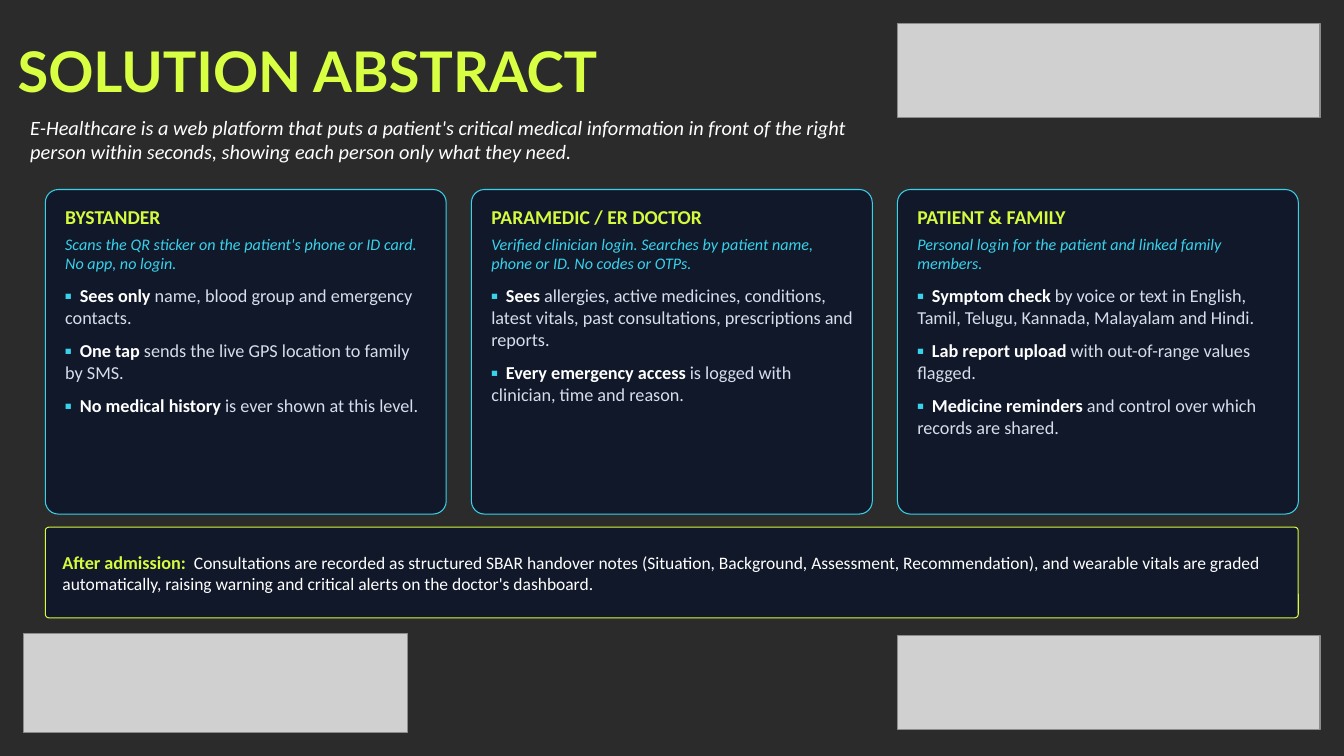
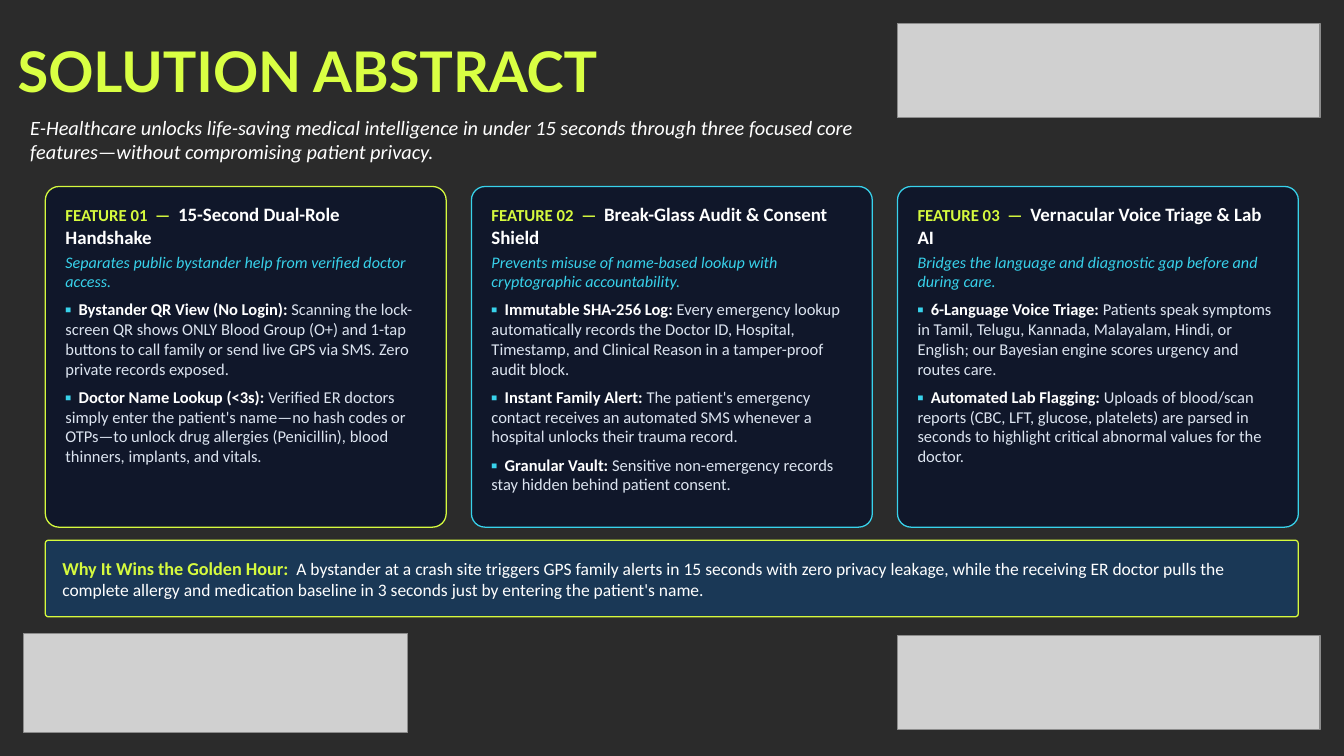
Before and after one commit to yogeshwaran2344/e-healthcare, a slide deck: slide 3 of Khacks_4.0_Proxy_Submission.pptx. Drawn at 1344x756 pixels with LibreOffice and Linux fonts; fonts in the diff are those of the drawing; grey boxes stand for pictures; background and template pictures are left out; a plain dark background stands for a picture behind light text. Boxes give left, top, right and bottom in pixels: in the first picture for what was removed or moved away, otherwise in the second. Text is boxed around its words. In the diff, an @@ line names an element or a change of style, - is before the commit and + after.

Commit message:
feat(hackathon): focus slides 3-7 on the 3 flagship features for K! Hacks 4.0

```diff
--- a/Khacks_4.0_Proxy_Submission.pptx
+++ b/Khacks_4.0_Proxy_Submission.pptx
@@ text at (30, 121, 852, 163): text changed @@
-E-Healthcare is a web platform that puts a patient's critical medical information in front of the right person within seconds, showing each person only what they need.
+E-Healthcare unlocks life-saving medical intelligence in under 15 seconds through three focused core features—without compromising patient privacy.
@@ rounded rectangle "FEATURE 01 — 15-Second Dual-Role ...": place and size @@
-rounded rectangle "FEATURE 01 — 15-Second Dual-Role ..." at (45, 190, 447, 514)
+rounded rectangle "FEATURE 01 — 15-Second Dual-Role ..." at (45, 187, 447, 527)
@@ rounded rectangle "FEATURE 01 — 15-Second Dual-Role ..." at (45, 187, 447, 527): fill #0C142A at 82% opacity to #0C142A at 84% opacity; outline #38D2EB 0.75 pt to #D6FA3E 0.9 pt @@
@@ text in rounded rectangle at (65, 207, 412, 465): text changed; size 13 to 11.8 pt; text colour #D6DEEB to #DCE4F0 @@
-BYSTANDER
-Scans the QR sticker on the patient's phone or ID card. No app, no login.
-▪ Sees only name, blood group and emergency contacts.
-▪ One tap sends the live GPS location to family by SMS.
-▪ No medical history is ever shown at this level.
+FEATURE 01 — 15-Second Dual-Role Handshake
+Separates public bystander help from verified doctor access.
+▪ Bystander QR View (No Login): Scanning the lock-screen QR shows ONLY Blood Group (O+) and 1-tap buttons to call family or send live GPS via SMS. Zero private records exposed.
+▪ Doctor Name Lookup (<3s): Verified ER doctors simply enter the patient's name—no hash codes or OTPs—to unlock drug allergies (Penicillin), blood thinners, implants, and vitals.
@@ rounded rectangle "FEATURE 02 — Break-Glass Audit ...": place and size @@
-rounded rectangle "FEATURE 02 — Break-Glass Audit ..." at (472, 190, 873, 514)
+rounded rectangle "FEATURE 02 — Break-Glass Audit ..." at (472, 187, 873, 527)
@@ rounded rectangle "FEATURE 02 — Break-Glass Audit ..." at (472, 187, 873, 527): fill #0C142A at 82% opacity to #0C142A at 84% opacity; outline #38D2EB 0.75 pt to #38D2EB 0.9 pt @@
@@ text in rounded rectangle at (491, 207, 840, 493): text changed; size 13 to 11.8 pt; text colour #D6DEEB to #DCE4F0 @@
-PARAMEDIC / ER DOCTOR
-Verified clinician login. Searches by patient name, phone or ID. No codes or OTPs.
-▪ Sees allergies, active medicines, conditions, latest vitals, past consultations, prescriptions and reports.
-▪ Every emergency access is logged with clinician, time and reason.
+FEATURE 02 — Break-Glass Audit & Consent Shield
+Prevents misuse of name-based lookup with cryptographic accountability.
+▪ Immutable SHA-256 Log: Every emergency lookup automatically records the Doctor ID, Hospital, Timestamp, and Clinical Reason in a tamper-proof audit block.
+▪ Instant Family Alert: The patient's emergency contact receives an automated SMS whenever a hospital unlocks their trauma record.
+▪ Granular Vault: Sensitive non-emergency records stay hidden behind patient consent.
@@ rounded rectangle "FEATURE 03 — Vernacular Voice ..." at (897, 187, 1299, 527): fill #0C142A at 82% opacity to #0C142A at 84% opacity; outline #38D2EB 0.75 pt to #38D2EB 0.9 pt @@
@@ rounded rectangle "FEATURE 03 — Vernacular Voice ...": place and size @@
-rounded rectangle "FEATURE 03 — Vernacular Voice ..." at (897, 190, 1299, 514)
+rounded rectangle "FEATURE 03 — Vernacular Voice ..." at (897, 187, 1299, 527)
@@ text in rounded rectangle at (918, 207, 1271, 462): text changed; size 13 to 11.8 pt; text colour #D6DEEB to #DCE4F0 @@
-PATIENT & FAMILY
-Personal login for the patient and linked family members.
-▪ Symptom check by voice or text in English, Tamil, Telugu, Kannada, Malayalam and Hindi.
-▪ Lab report upload with out-of-range values flagged.
-▪ Medicine reminders and control over which records are shared.
+FEATURE 03 — Vernacular Voice Triage & Lab AI
+Bridges the language and diagnostic gap before and during care.
+▪ 6-Language Voice Triage: Patients speak symptoms in Tamil, Telugu, Kannada, Malayalam, Hindi, or English; our Bayesian engine scores urgency and routes care.
+▪ Automated Lab Flagging: Uploads of blood/scan reports (CBC, LFT, glucose, platelets) are parsed in seconds to highlight critical abnormal values for the doctor.
@@ rounded rectangle "Why It Wins the Golden ...": place and size @@
-rounded rectangle "Why It Wins the Golden ..." at (45, 527, 1299, 618)
+rounded rectangle "Why It Wins the Golden ..." at (45, 540, 1299, 617)
@@ rounded rectangle "Why It Wins the Golden ..." at (45, 540, 1299, 617): fill #0C142A at 82% opacity to #183A5C at 88% opacity; outline #D6FA3E 0.75 pt to #D6FA3E 0.9 pt @@
@@ text in rounded rectangle at (62, 562, 1224, 599): text changed @@
-After admission: Consultations are recorded as structured SBAR handover notes (Situation, Background, Assessment, Recommendation), and wearable vitals are graded automatically, raising warning and critical alerts on the doctor's dashboard.
+Why It Wins the Golden Hour: A bystander at a crash site triggers GPS family alerts in 15 seconds with zero privacy leakage, while the receiving ER doctor pulls the complete allergy and medication baseline in 3 seconds just by entering the patient's name.
```
Also in this commit, not shown: 6 other slides changed, 1 other file.
